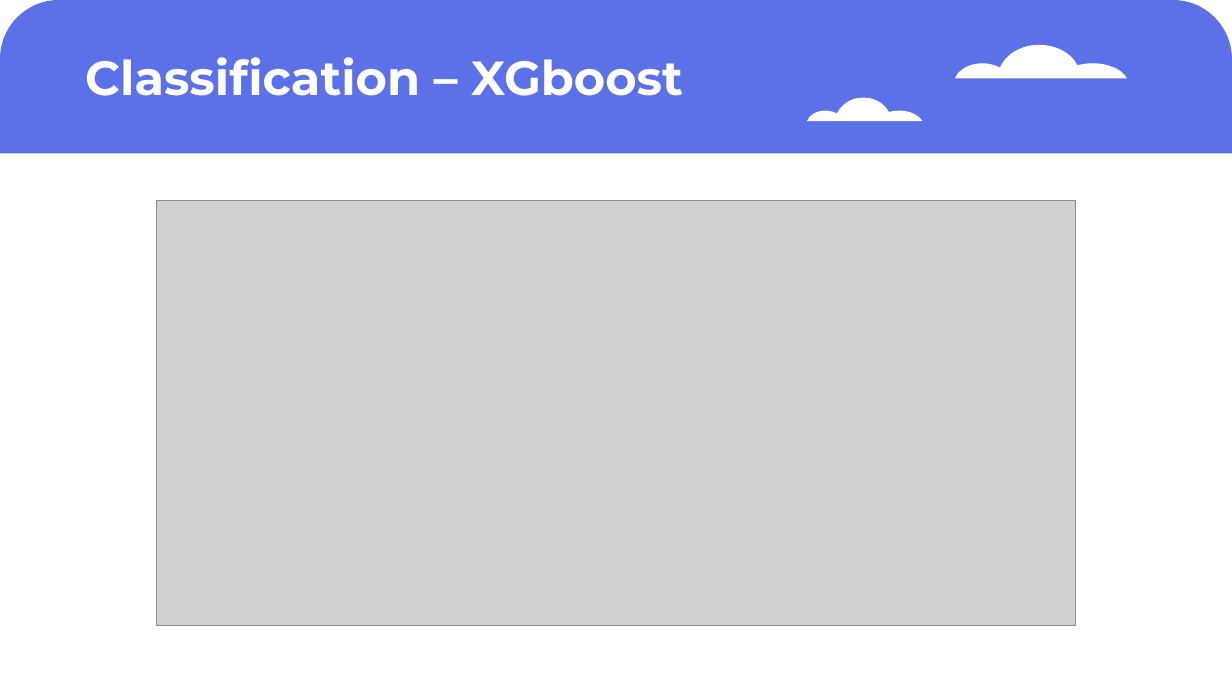
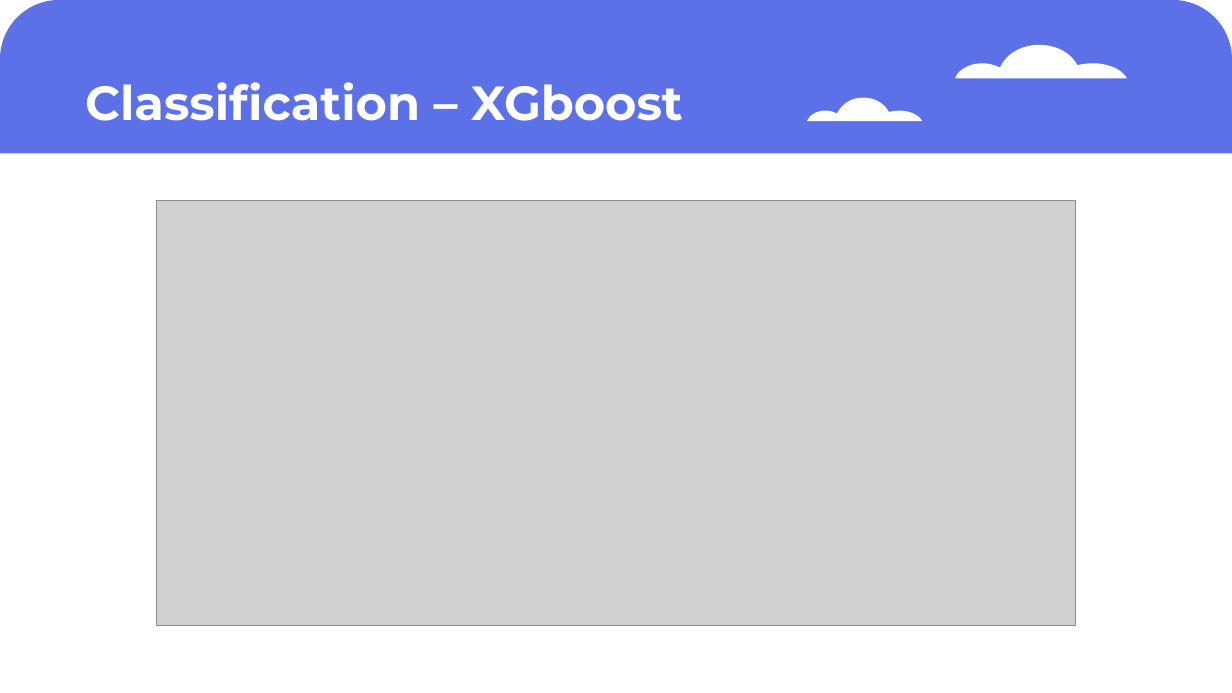
Before and after one commit to McGill-MMA-EnterpriseAnalytics/Flyer_Customer_Satisfaction, a slide deck: slide 12 of Project Presentation.pptx (slide 10 before the commit). Drawn at 1232x693 pixels with LibreOffice and Linux fonts; fonts in the diff are those of the drawing; grey boxes stand for pictures. Boxes give left, top, right and bottom in pixels: in the first picture for what was removed or moved away, otherwise in the second. Text is boxed around its words. In the diff, an @@ line names an element or a change of style, - is before the commit and + after.

```diff
--- a/Project Presentation.pptx
+++ b/Project Presentation.pptx
@@ text "Classification – XGboost": place and size @@
-text "Classification – XGboost" at box(85, 57, 683, 96)
+text "Classification – XGboost" at box(85, 82, 683, 121)
```
Also in this commit, not shown: 7 other slides changed, 1 slide added, 1 slide removed.
